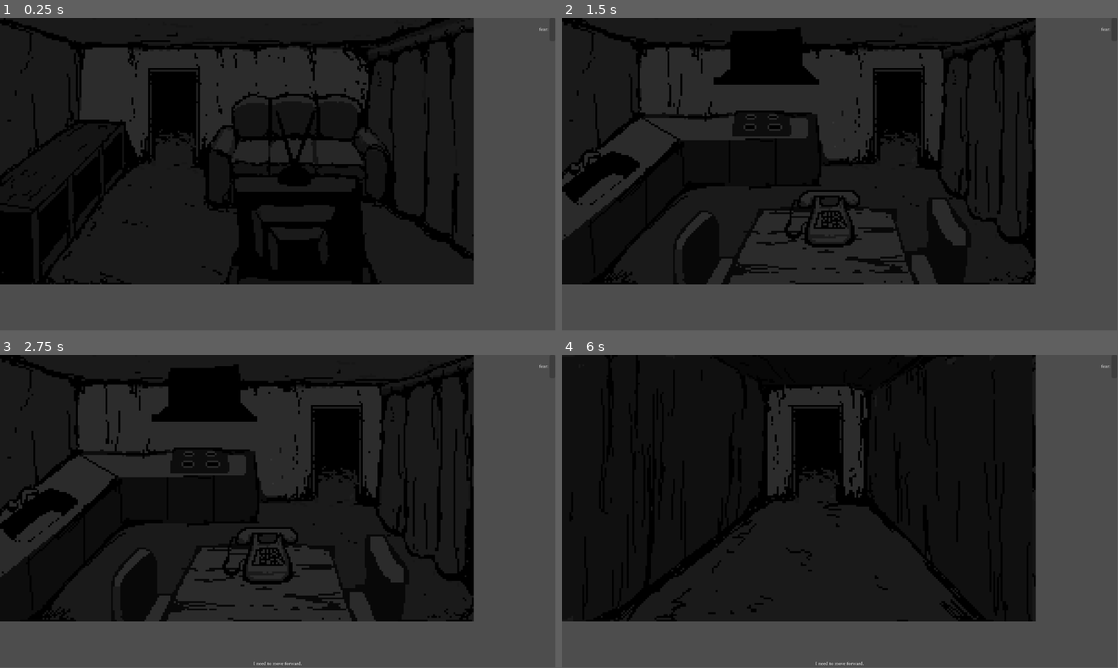
Above: before the commit, frames 1-4 (two rows, left to right).
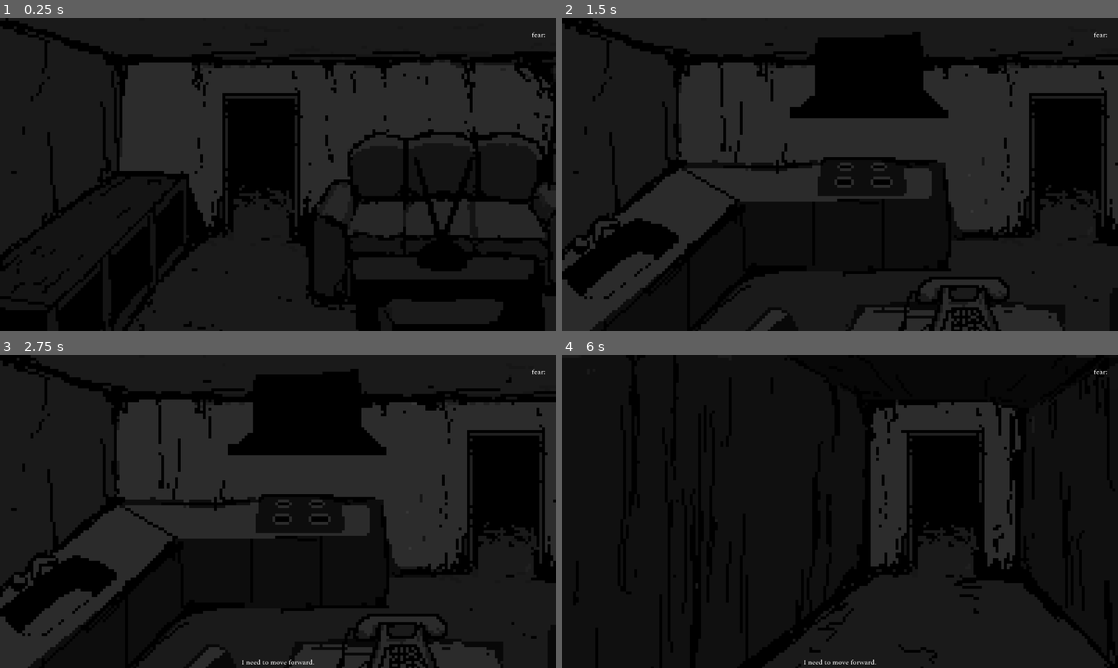
Above: after the commit, the same moments.

Repository: HypotheticalWhale/gamejai-0
Game: Godot game, scene res://Main.tscn
Same seed, same stepped clock (60 frames per second), same inputs: the game is played once before the commit and once after it.
Inputs (mouse positions are in pixels of both pictures, inside the frame that each line leads up to):
- Up to frame 1 (0.25 s): no input
- Up to frame 2 (1.5 s): tap Enter at 0.5 s; move the mouse to (962, 158) at 0.52 s; hold Up (ui_up) 0.53-1.28 s; click (962, 158) at 0.67 s; tap Space at 1.25 s; move the mouse to (728, 190) at 1.27 s
- Up to frame 3 (2.75 s): tap Enter at 2 s; move the mouse to (333, 442) at 2.02 s; hold Up (ui_up) from 2.03 s (still down)
- Up to frame 4 (6 s): tap Space at 2.75, 4.25 s; move the mouse to (812, 574) at 2.77 s; click (812, 574) at 2.92 s; tap Enter at 3.5 s; move the mouse to (1006, 558) at 3.52 s; release Up (ui_up) at 3.53 s; move the mouse to (673, 464) at 4.27 s; move the mouse to (867, 511) at 5.02 s; click (867, 511) at 5.17 s; move the mouse to (756, 433) at 5.77 s; hold Up (ui_up) from 5.78 s (still down)
In our replay, the window is 799x449 before the commit and 800x450 after it. These sizes can differ from the game's own. Grey fills any space a smaller window leaves; there, only what the larger window draws over its background counts as a difference.

The runs differ from the first frame. In frame 1, 48% of the frame differs, in the area x 0-100%, y 0-100%; in frame 2, 52%; in frame 3, 52%; in frame 4, 39%.

Commit message:
some window size changes

Diff:
--- a/project.godot
+++ b/project.godot
@@ -21,8 +21,9 @@
 
 [display]
 
-window/size/viewport_width=1920
-window/size/viewport_height=1080
+window/size/viewport_width=1280
+window/size/viewport_height=720
+window/stretch/mode="viewport"
 window/dpi/allow_hidpi=false
 
 [gui]
